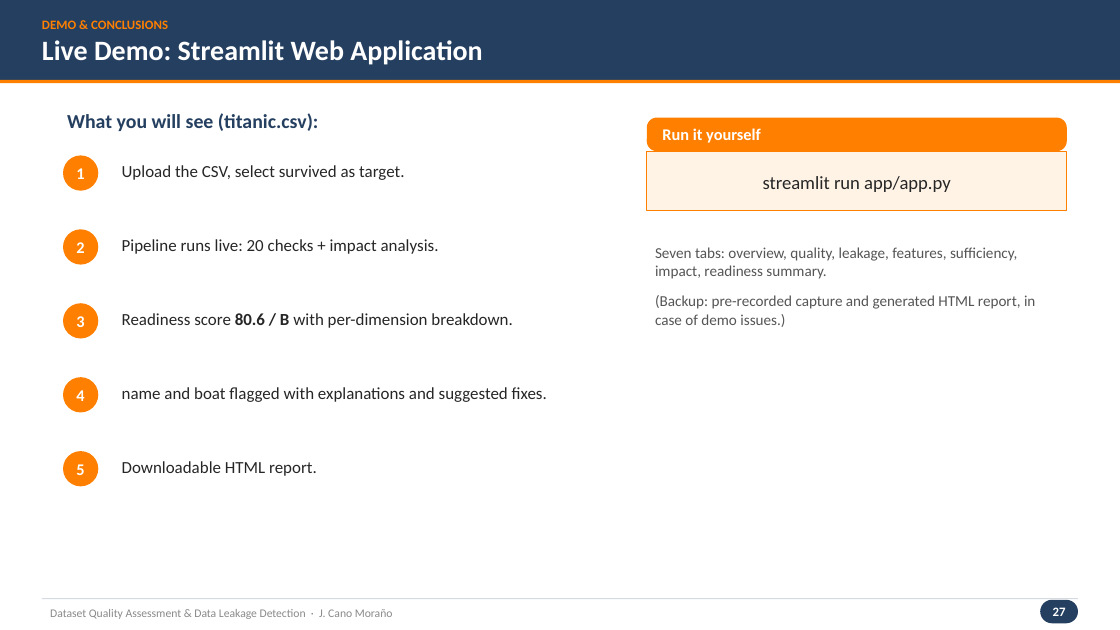
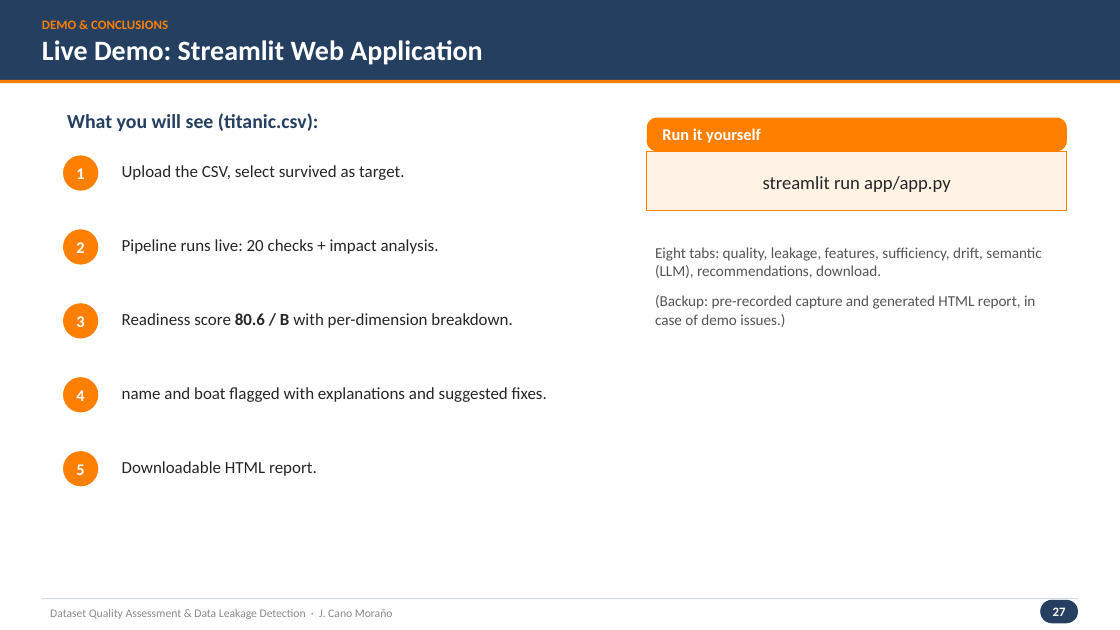
Before and after one commit to jaimecano12/ml-framework, a slide deck: slide 27 of presentation.pptx. Drawn at 1120x630 pixels with LibreOffice and Linux fonts; fonts in the diff are those of the drawing. Boxes give left, top, right and bottom in pixels: in the first picture for what was removed or moved away, otherwise in the second. Text is boxed around its words. In the diff, an @@ line names an element or a change of style, - is before the commit and + after.

```diff
--- a/presentation.pptx
+++ b/presentation.pptx
@@ text at (655,247,1041,278): text changed @@
-Seven tabs: overview, quality, leakage, features, sufficiency, impact, readiness summary.
+Eight tabs: quality, leakage, features, sufficiency, drift, semantic (LLM), recommendations, download.
```
Also in this commit, not shown: 1 other slide changed, 1 other file.
